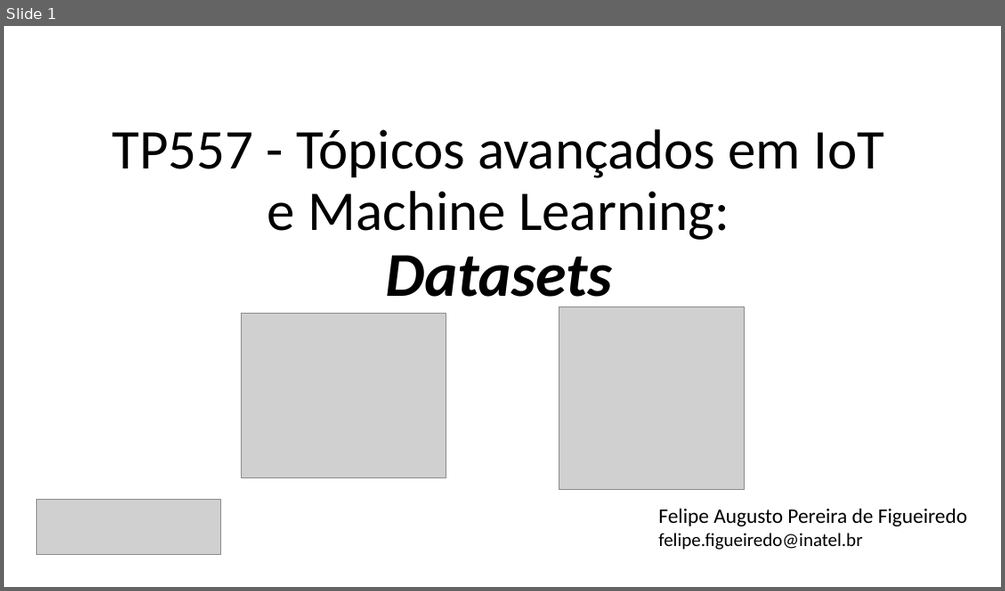
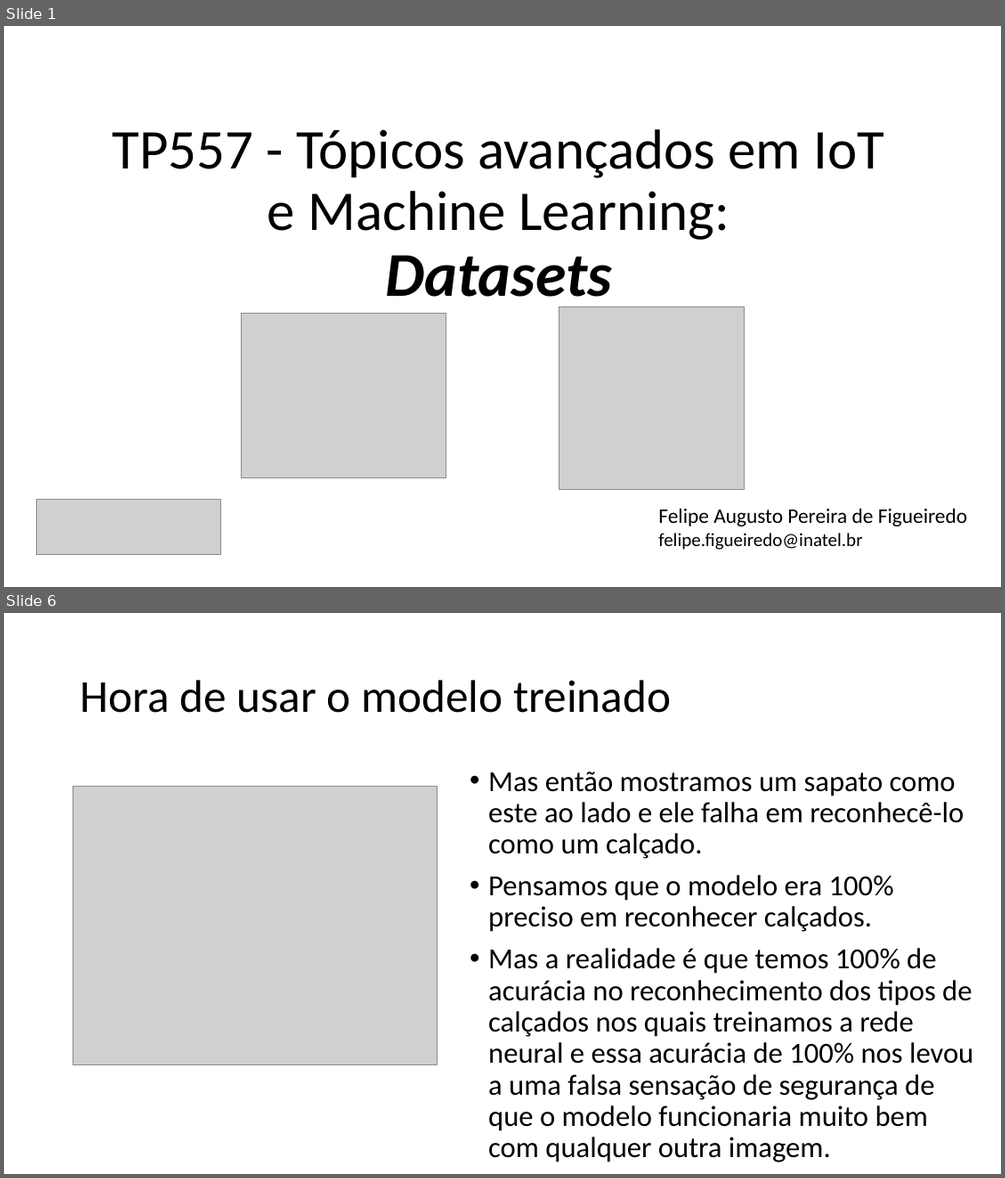
Before and after one commit to zz4fap/tp557-iot-ml, a slide deck: slides/TP557_10_Datasets.pptx. Shown one above the other, each under a label of ours: slide 1 before the commit, slides 1 and 6 after it; the slides between them are not shown. The pictures are 1005x591 and 1005x1178 pixels, drawn with LibreOffice and Linux fonts; fonts in the diff are those of the drawing; grey boxes stand for pictures. Boxes give left, top, right and bottom in pixels: in the first picture for what was removed or moved away, otherwise in the second. Text is boxed around its words. In the diff, an @@ line names an element or a change of style, - is before the commit and + after.

```diff
--- a/slides/TP557_10_Datasets.pptx
+++ b/slides/TP557_10_Datasets.pptx
@@ slide 6 added at (4, 613, 1001, 1174), background #FFFFFF @@
@@ title added at (80, 680, 671, 713), 44 pt, text #000000 @@
+Hora de usar o modelo treinado
@@ text added at (488, 771, 973, 1162), 28 pt, text #000000 @@
+• Mas então mostramos um sapato como este ao lado e ele falha em reconhecê-lo como um calçado.
+• Pensamos que o modelo era 100% preciso em reconhecer calçados.
+• Mas a realidade é que temos 100% de acurácia no reconhecimento dos tipos de calçados nos quais treinamos a rede neural e essa acurácia de 100% nos levou a uma falsa sensação de segurança de que o modelo funcionaria muito bem com qualquer outra imagem.
@@ picture added at (73, 786, 437, 1064) @@
```
Also in this commit, not shown: 1 slide changed, 15 other slides added, 2 other files.
